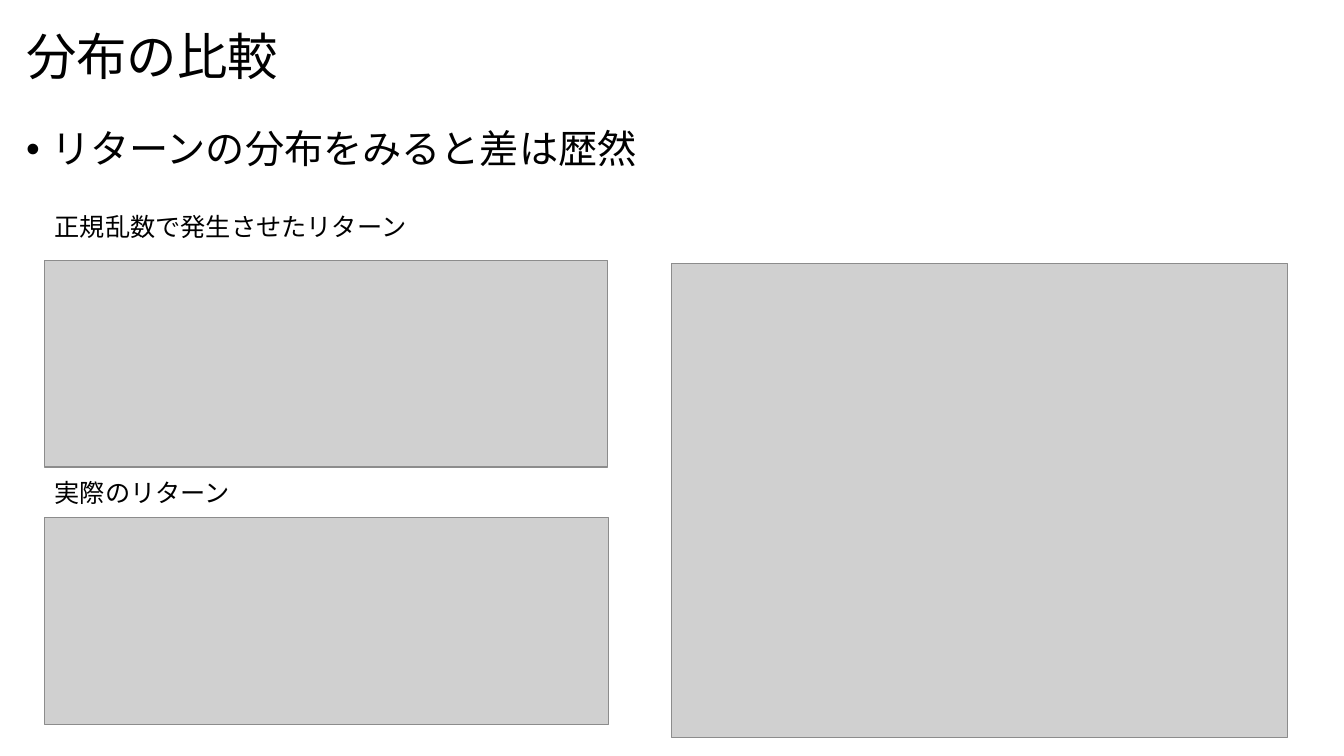
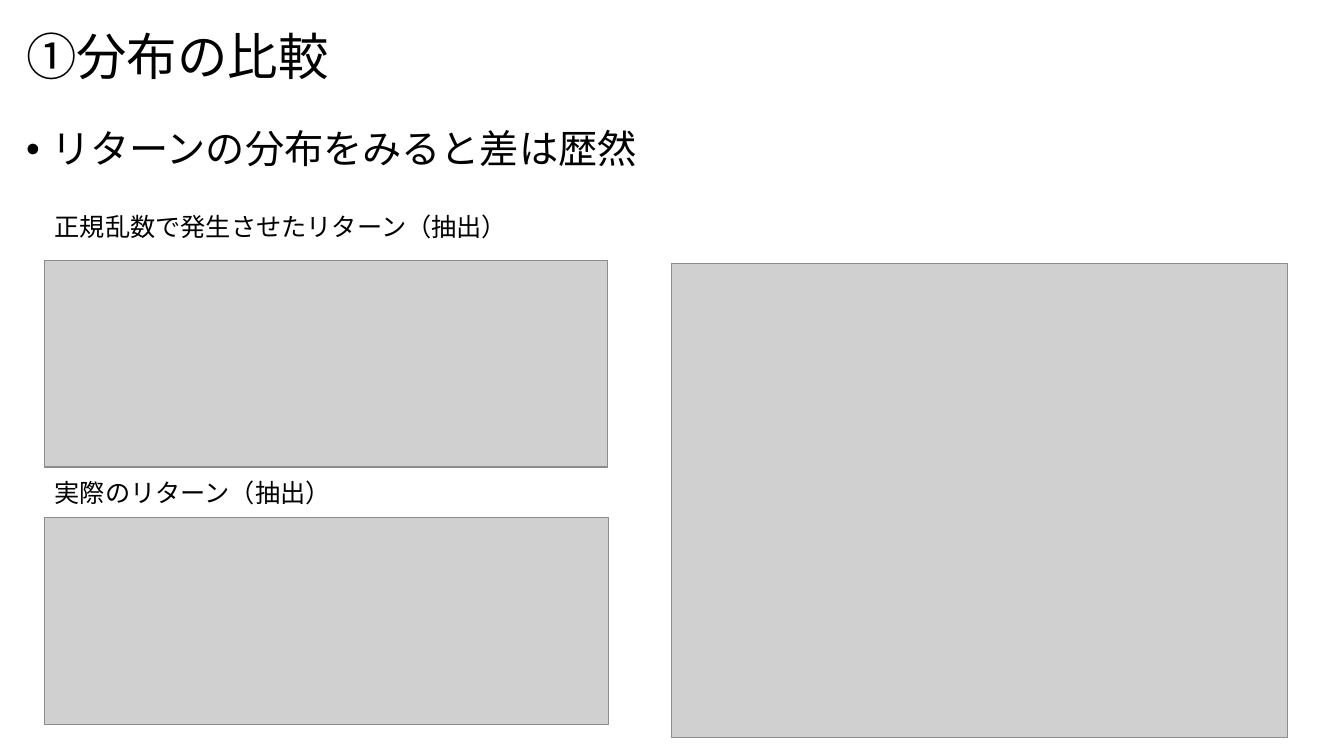
Before and after one commit to nakayasu720/report, a slide deck: slide 9 of 時系列データの生成.pptx (slide 7 before the commit). Drawn at 1344x756 pixels with LibreOffice and Linux fonts; fonts in the diff are those of the drawing; grey boxes stand for pictures. Boxes give left, top, right and bottom in pixels: in the first picture for what was removed or moved away, otherwise in the second. Text is boxed around its words. In the diff, an @@ line names an element or a change of style, - is before the commit and + after.

```diff
--- a/時系列データの生成.pptx
+++ b/時系列データの生成.pptx
@@ title at bbox=[26, 32, 328, 80]: text changed @@
-分布の比較
+①分布の比較
@@ text at bbox=[55, 214, 507, 239]: text changed @@
-正規乱数で発生させたリターン
+正規乱数で発生させたリターン（抽出）
@@ text at bbox=[55, 480, 331, 505]: text changed @@
-実際のリターン
+実際のリターン（抽出）
```
Also in this commit, not shown: 17 other slides changed, 5 slides added, 3 slides removed.
